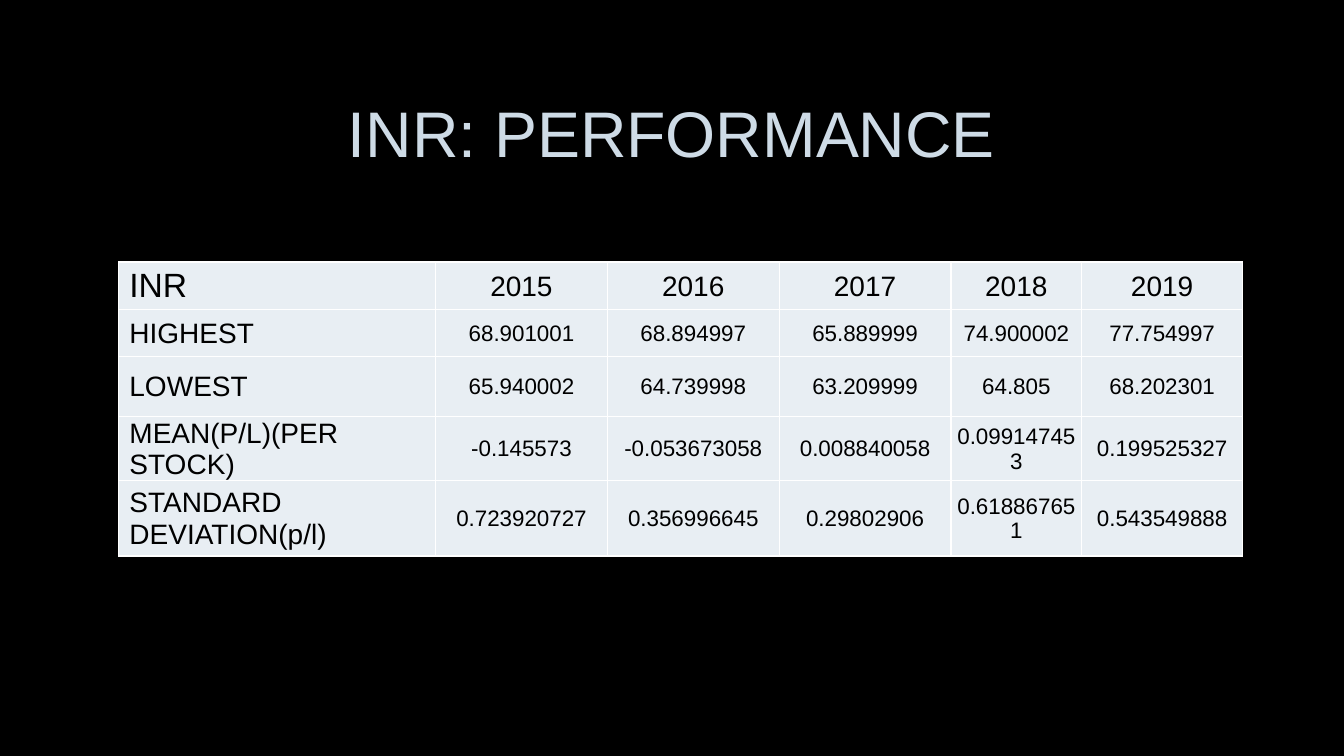
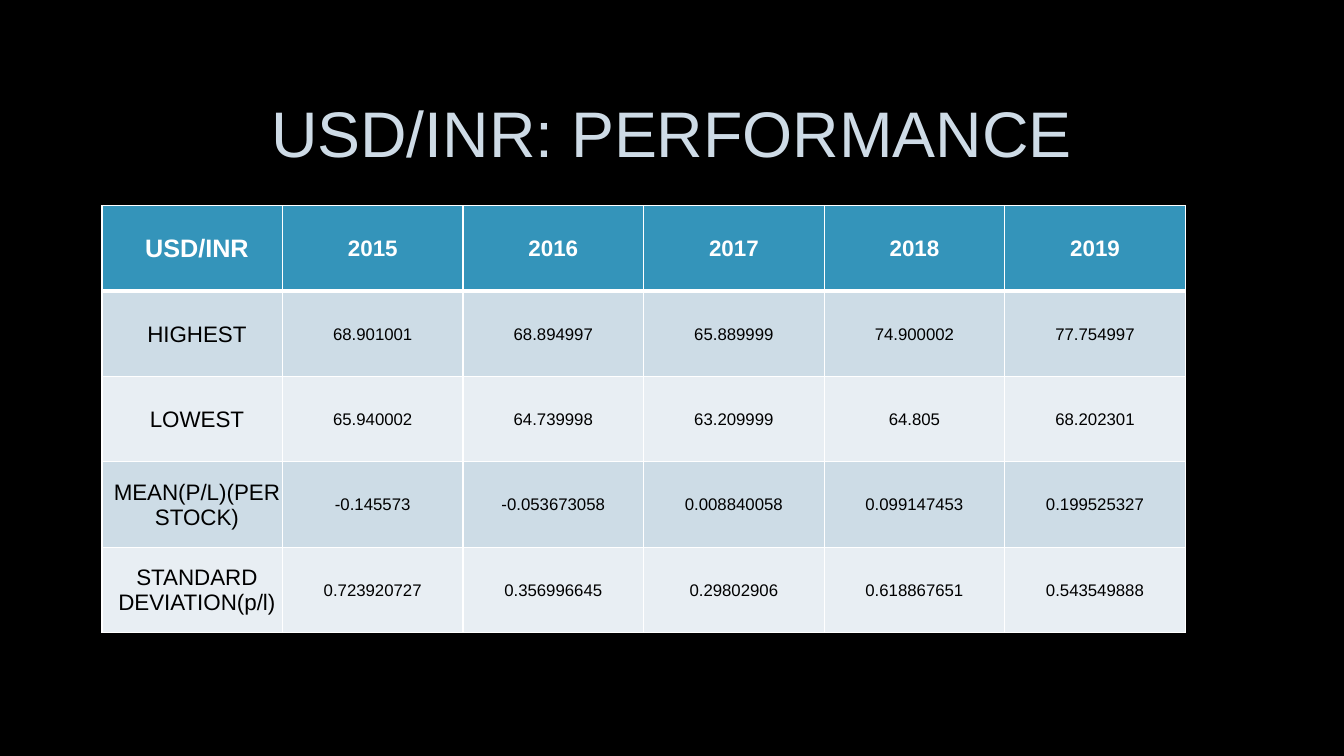
Before and after one commit to abhi-824/probability_stats, a slide deck: slide 10 of STOCK ANALYSIS USING EXCEL.pptx (slide 9 before the commit). Drawn at 1344x756 pixels with LibreOffice and Linux fonts; fonts in the diff are those of the drawing; background and template pictures are left out. Boxes give left, top, right and bottom in pixels: in the first picture for what was removed or moved away, otherwise in the second. Text is boxed around its words. In the diff, an @@ line names an element or a change of style, - is before the commit and + after.

```diff
--- a/STOCK ANALYSIS USING EXCEL.pptx
+++ b/STOCK ANALYSIS USING EXCEL.pptx
@@ title at (271, 110, 1071, 158): text changed @@
-INR: PERFORMANCE
+USD/INR: PERFORMANCE
@@ table at (102, 206, 1185, 632) @@
-row 1, column 1: INR
+row 1, column 1: USD/INR
@@ fill #E8EEF3 to #3494BA in row 1 @@
@@ fill #E8EEF3 to #CEDCE7 in 12 cells @@
@@ size 20 to 16 pt in "2015", "2016", "2017", "2018" and 5 more places @@
@@ text colour #000000 to #FFFFFF, bold on in "2015", "2016", "2017", "2018" and 1 more places @@
@@ size 16 to 12 pt in "68.901001", "68.894997", "65.889999", "74.900002" and 16 more places @@
@@ alignment left to centre @@
@@ borders changed @@
@@ table: place and size @@
-table at (119, 262, 1241, 561)
+table at (102, 206, 1185, 632)
```
Also in this commit, not shown: 12 other slides changed, 3 slides added, 1 other file.
